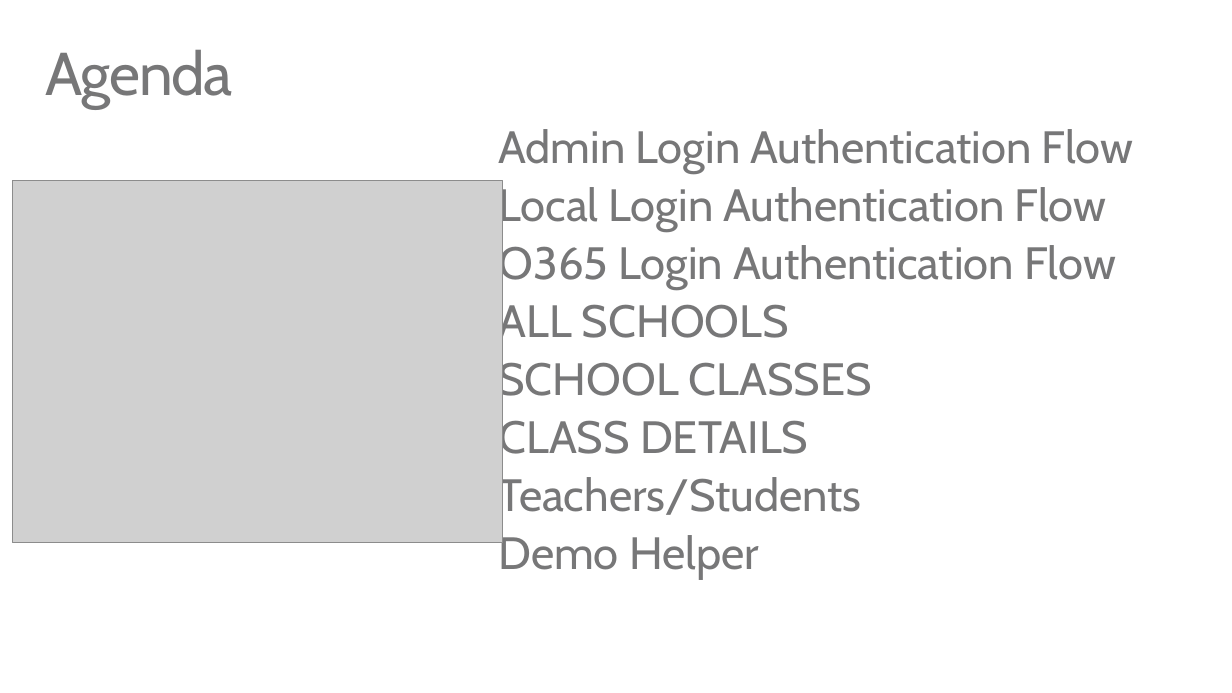
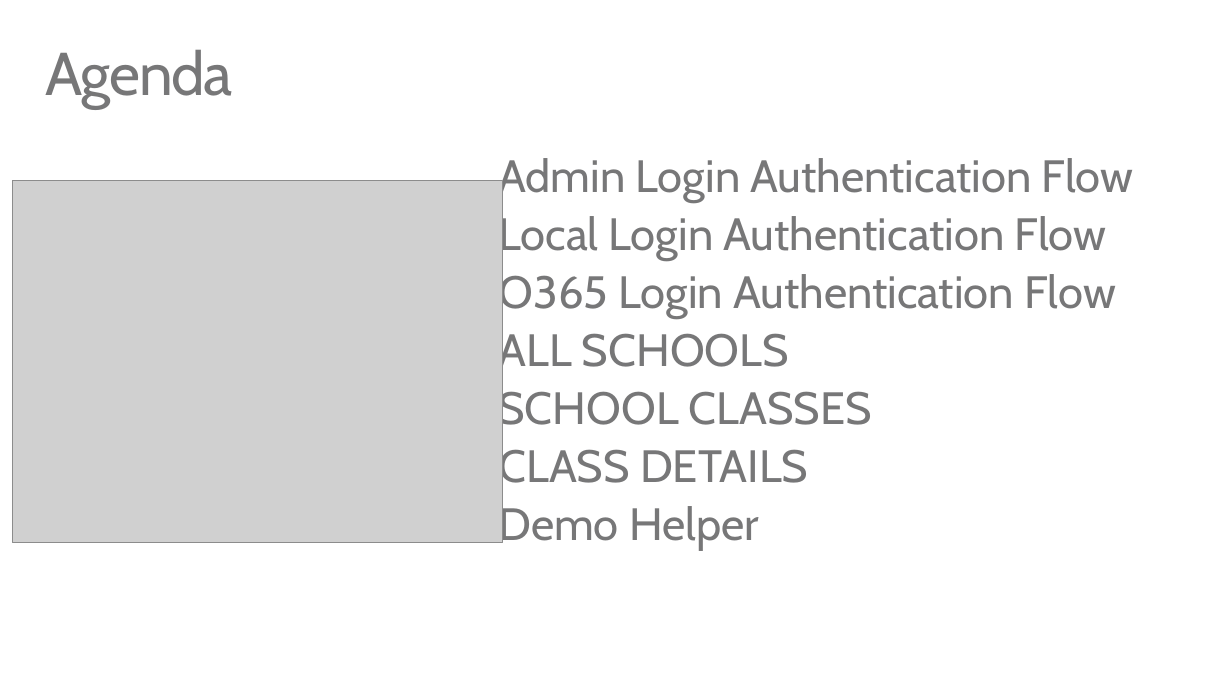
Before and after one commit to TylerLu/EDUGraphAPI-PHP, a slide deck: slide 2 of EDU GRAPH-API Demo Script.pptx. Drawn at 1232x693 pixels with LibreOffice and Linux fonts; fonts in the diff are those of the drawing; grey boxes stand for pictures. Boxes give left, top, right and bottom in pixels: in the first picture for what was removed or moved away, otherwise in the second. Text is boxed around its words. In the diff, an @@ line names an element or a change of style, - is before the commit and + after.

```diff
--- a/EDU GRAPH-API Demo Script.pptx
+++ b/EDU GRAPH-API Demo Script.pptx
@@ text at (498, 473, 861, 522): paragraph removed @@
-Teachers/Students
```
Also in this commit, not shown: 5 other slides changed, 1 slide added, 2 slides removed.
